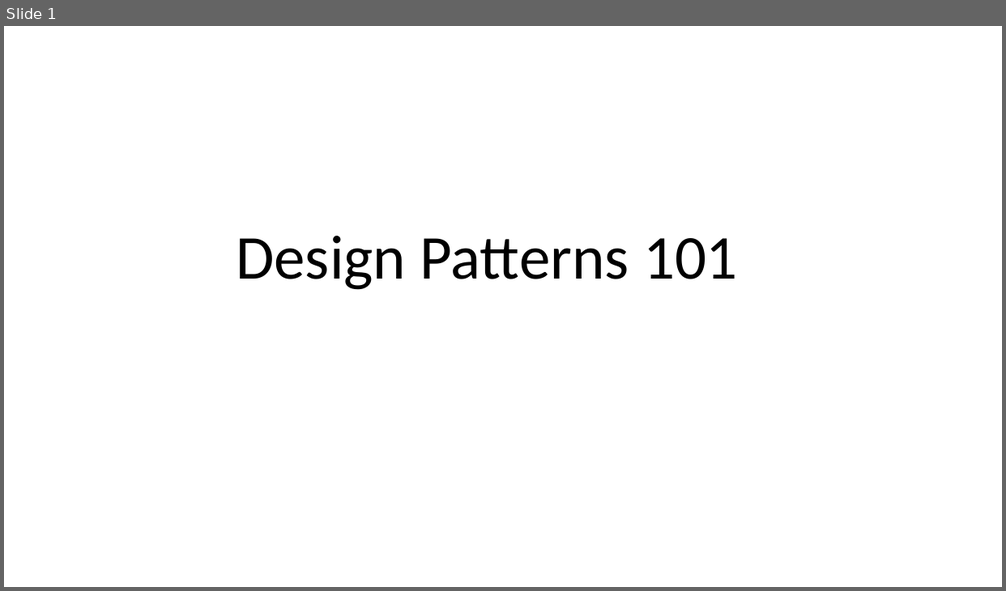
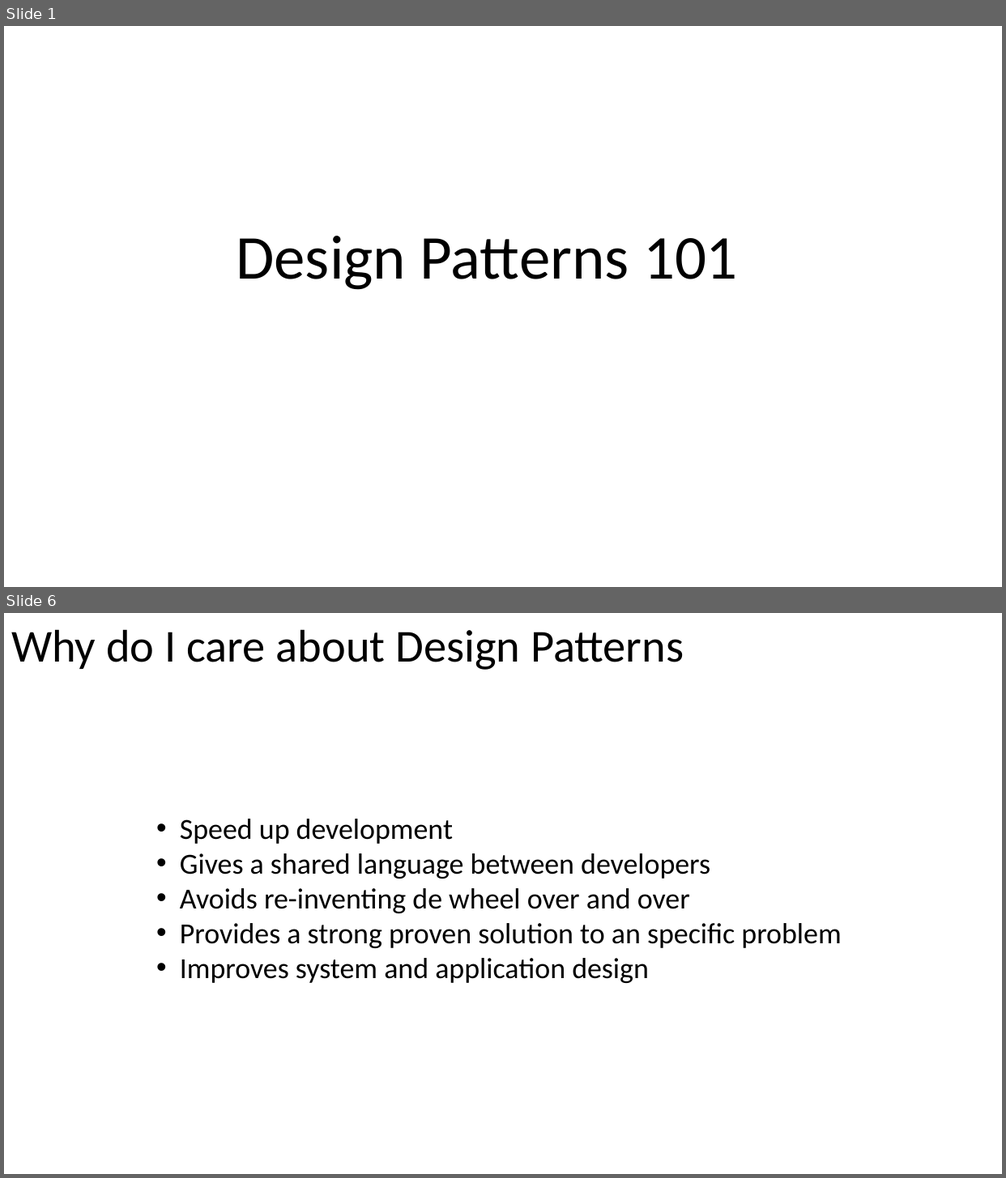
Before and after one commit to PlumpMath/DesignPatterns101, a slide deck: DesignPatterns101.pptx. Shown one above the other, each under a label of ours: slide 1 before the commit, slides 1 and 6 after it; the slides between them are not shown. The pictures are 1006x591 and 1006x1178 pixels, drawn with LibreOffice and Linux fonts; fonts in the diff are those of the drawing. Boxes give left, top, right and bottom in pixels: in the first picture for what was removed or moved away, otherwise in the second. Text is boxed around its words. In the diff, an @@ line names an element or a change of style, - is before the commit and + after.

```diff
--- a/DesignPatterns101.pptx
+++ b/DesignPatterns101.pptx
@@ slide 6 added at (x1=4, y1=613, x2=1002, y2=1174), background #FFFFFF @@
@@ text added at (x1=11, y1=629, x2=684, y2=670), 44 pt, text #000000 @@
+Why do I care about Design Patterns
@@ text added at (x1=180, y1=819, x2=841, y2=983), 28 pt, text #000000 @@
+• Speed up development
+• Gives a shared language between developers
+• Avoids re-inventing de wheel over and over
+• Provides a strong proven solution to an specific problem
+• Improves system and application design
```
Also in this commit, not shown: 1 slide changed, 14 other slides added.
